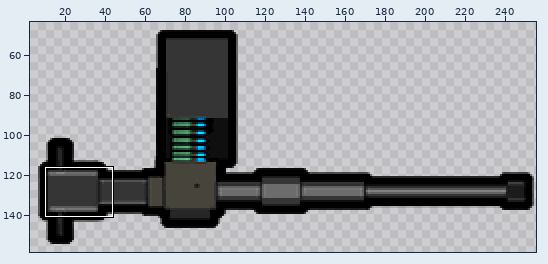
A sprite sheet gets an edit: Textures/Things/Building/Type85HMG.png. The first picture is a wide view before the edit; the outline marks the close-up.
Close-up. Earlier state:
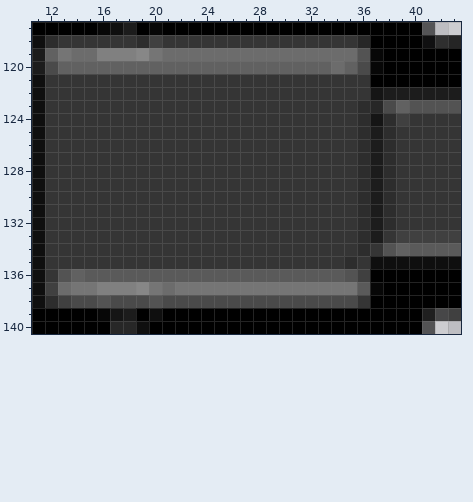
The file is 256x256 pixels. Pixels under 10% opacity are left out. Colours within 5 levels of each other are drawn and written as one. Shown: x 11..43, y 117..140. The wide view leaves out empty margins. The commit also changed other parts of the picture, which this record leaves out.
The result:
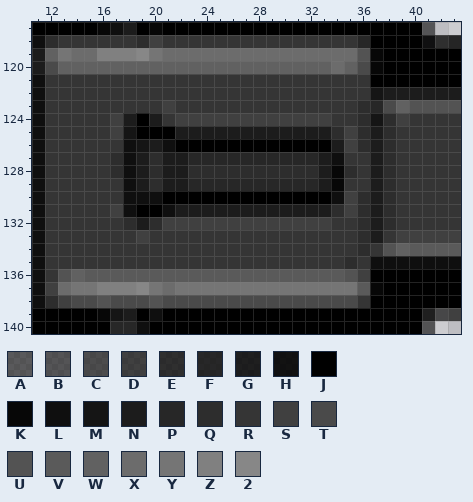
Palette (. is transparent): A #00000090  B #00000096  C #000000a0  D #000000b0  E #000000c5  F #000000ce  G #000000d9  H #000000e9  J #000000  K #070707  L #0f0f0f  M #151515  N #1c1c1c  P #272727  Q #2d2d2d  R #353535  S #404040  T #4a4a4a  U #535353  V #5a5a5a  W #616161  X #6c6c6c  Y #757575  Z #808080  2 #878787
The exact change:
Colour J replaces colour R in row 124 at x 19; in row 125 at x 19 to 21; in row 126 at x 22 to 33; in row 130 at x 21 to 33; in row 131 at x 19 to 20.
Colour K replaces colour R in rows 128 to 129 at x 34.
Colour L replaces colour R in row 126 at x 18 and 21; in row 127 at x 18 and 34; in rows 128 to 129 at x 18; in row 130 at x 18 to 20 and 34; in row 131 at x 18 and 21.
Colour M replaces colour R in row 125 at x 18; in row 126 at x 19.
Colour N replaces colour R in row 124 at x 18 and 20; in row 125 at x 22 to 33; in row 126 at x 20 and 34; in rows 127 to 129 at x 19, 21 to 22 and 33; in row 131 at x 22 to 33; in row 132 at x 19.
Colour P replaces colour R in row 127 at x 23 to 32; in row 129 at x 23 to 32.
Colour Q replaces colour R in row 125 at x 34; in row 127 at x 17 and 20; in row 128 at x 17, 20, 23 to 32 and 35; in row 129 at x 20; in row 131 at x 34; in row 132 at x 18 and 20.
Colour R replaces colour Q in rows 127 to 129 at x 36.
Colour S replaces colour R in row 123 at x 21; in row 124 at x 17 and 22 to 33; in row 125 at x 17 and 35; in row 126 at x 35; in row 130 at x 35; in row 131 at x 17 and 35.
Colour S replaces colour R in row 132 at x 21 to 33; in row 133 at x 19.
Changed places in both close-ups, as pixel boxes (x1, y1, x2, y2):
changed: (110, 100, 370, 243)
